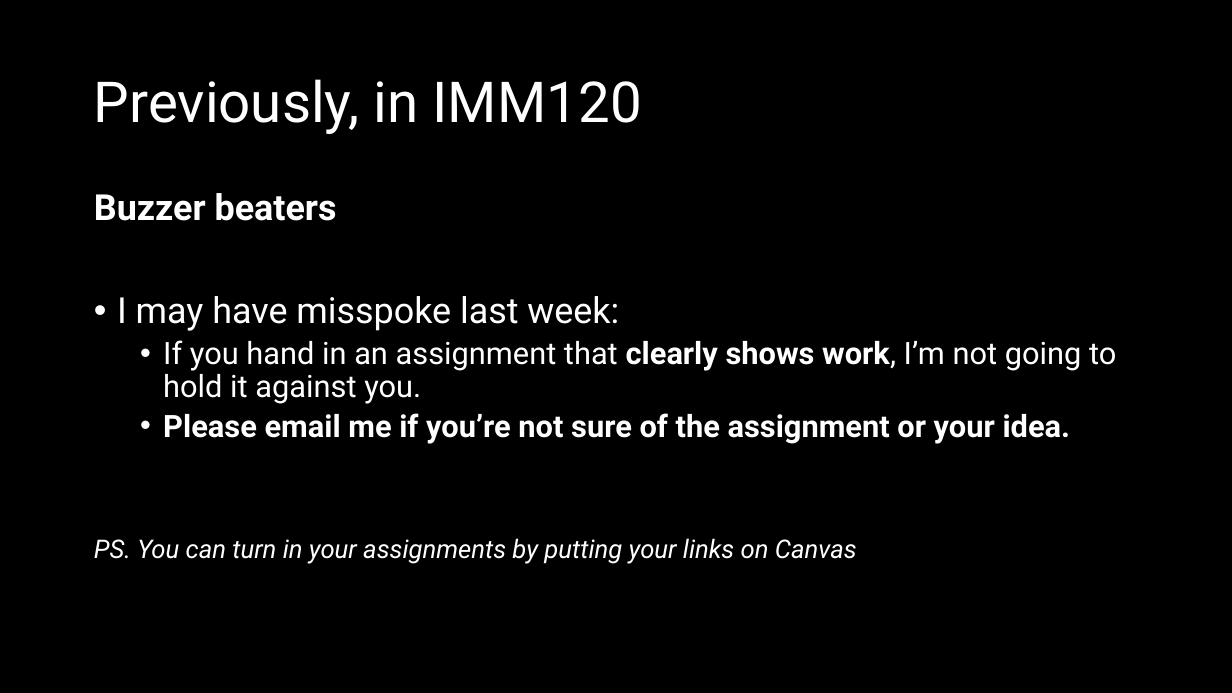
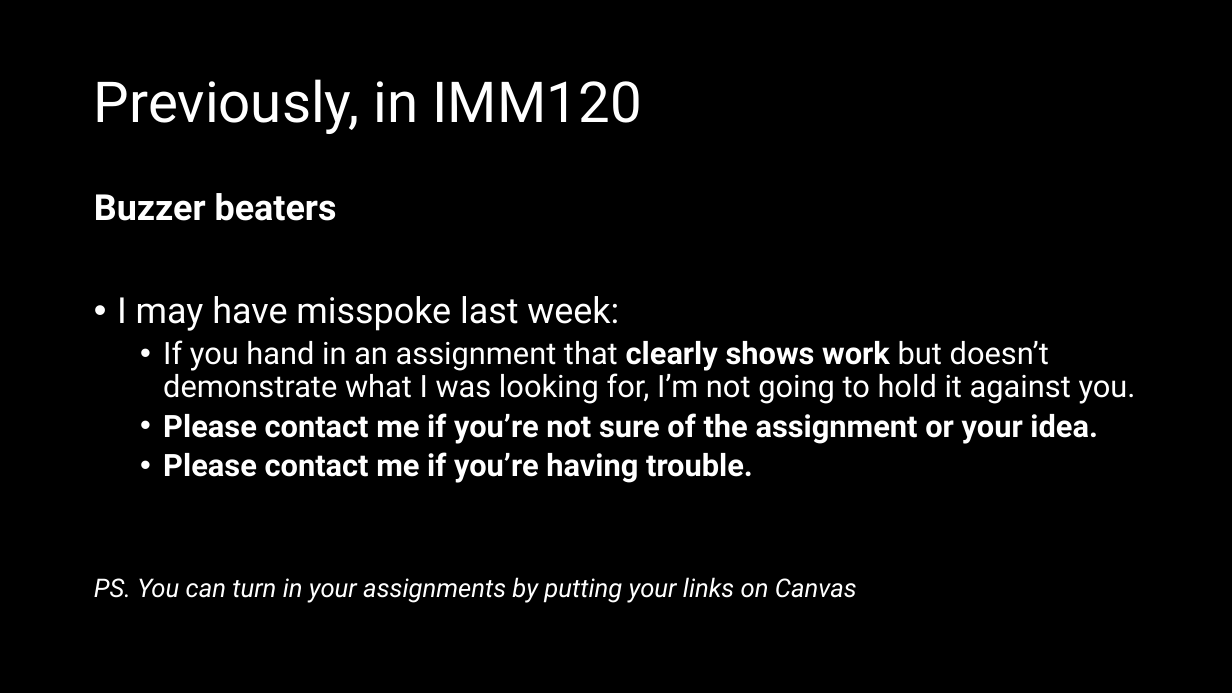
Before and after one commit to crhallberg/IMM120, a slide deck: slide 9 of Presentations/Class 03 - Sept 18.pptx (slide 7 before the commit). Drawn at 1232x693 pixels with LibreOffice and Linux fonts; fonts in the diff are those of the drawing. Boxes give left, top, right and bottom in pixels: in the first picture for what was removed or moved away, otherwise in the second. Text is boxed around its words. In the diff, an @@ line names an element or a change of style, - is before the commit and + after.

```diff
--- a/Presentations/Class 03 - Sept 18.pptx
+++ b/Presentations/Class 03 - Sept 18.pptx
@@ text at bbox=[163, 340, 1136, 483]: text changed @@
-  • If you hand in an assignment that clearly shows work, I’m not going to hold it against you.
-  • Please email me if you’re not sure of the assignment or your idea.
+  • If you hand in an assignment that clearly shows work but doesn’t demonstrate what I was looking for, I’m not going to hold it against you.
+  • Please contact me if you’re not sure of the assignment or your idea.
+  • Please contact me if you’re having trouble.
```
Also in this commit, not shown: 1 other slide changed, 3 slides added, 1 other file.
